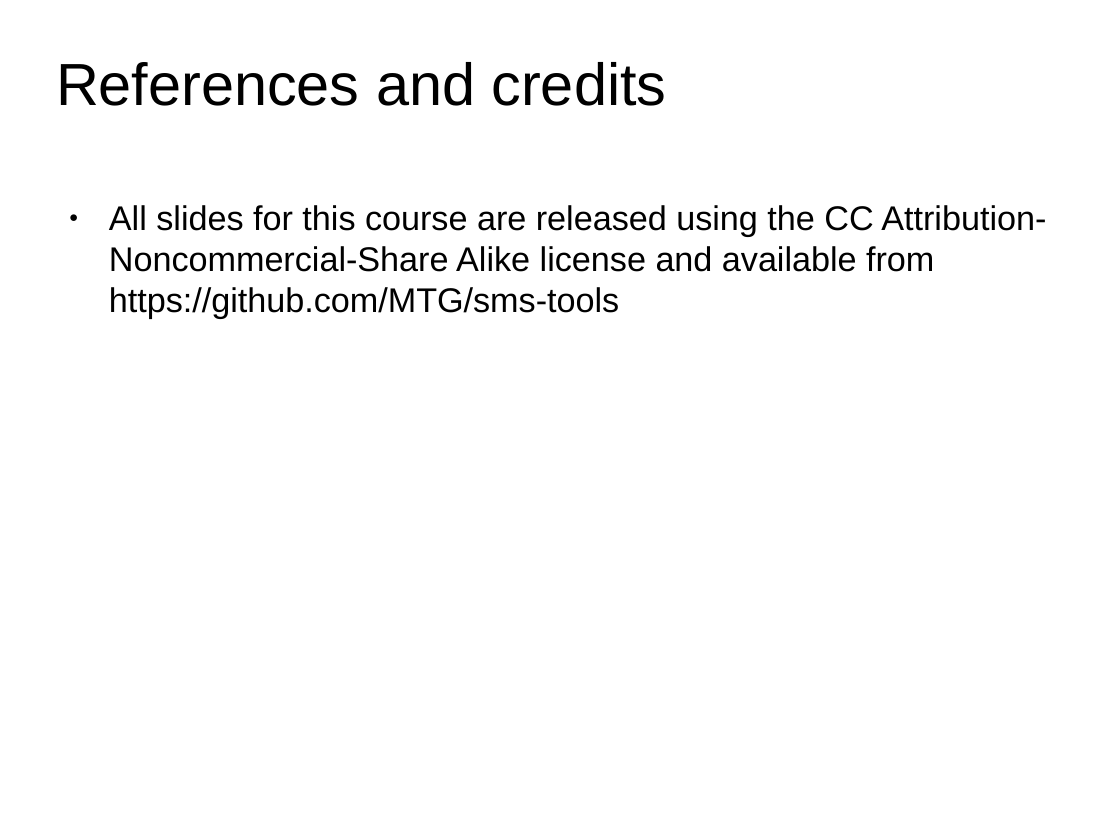
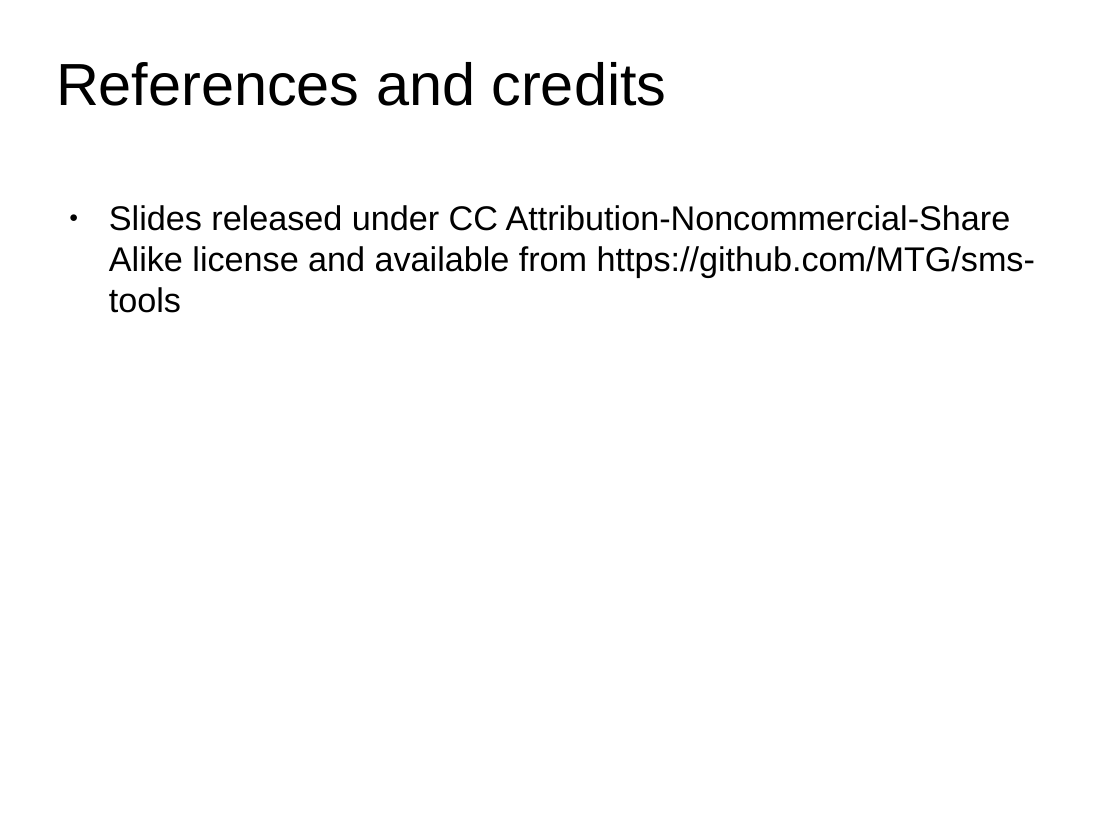
Before and after one commit to MTG/sms-tools, a slide deck: slide 11 of lectures/10-Final-remarks/10T2-Review.odp. Drawn at 1120x840 pixels with LibreOffice and Linux fonts; fonts in the diff are those of the drawing. Boxes give left, top, right and bottom in pixels: in the first picture for what was removed or moved away, otherwise in the second. Text is boxed around its words. In the diff, an @@ line names an element or a change of style, - is before the commit and + after.

Commit message:
small changes to slides
formatting changed and some text changes

```diff
--- a/lectures/10-Final-remarks/10T2-Review.odp
+++ b/lectures/10-Final-remarks/10T2-Review.odp
@@ text at (109, 205, 1035, 313): text changed @@
-● All slides for this course are released using the CC Attribution-Noncommercial-Share Alike license and available from https://github.com/MTG/sms-tools
+● Slides released under CC Attribution-Noncommercial-Share Alike license and available from https://github.com/MTG/sms-tools
```
Also in this commit, not shown: 2 other slides changed, 16 other files.
